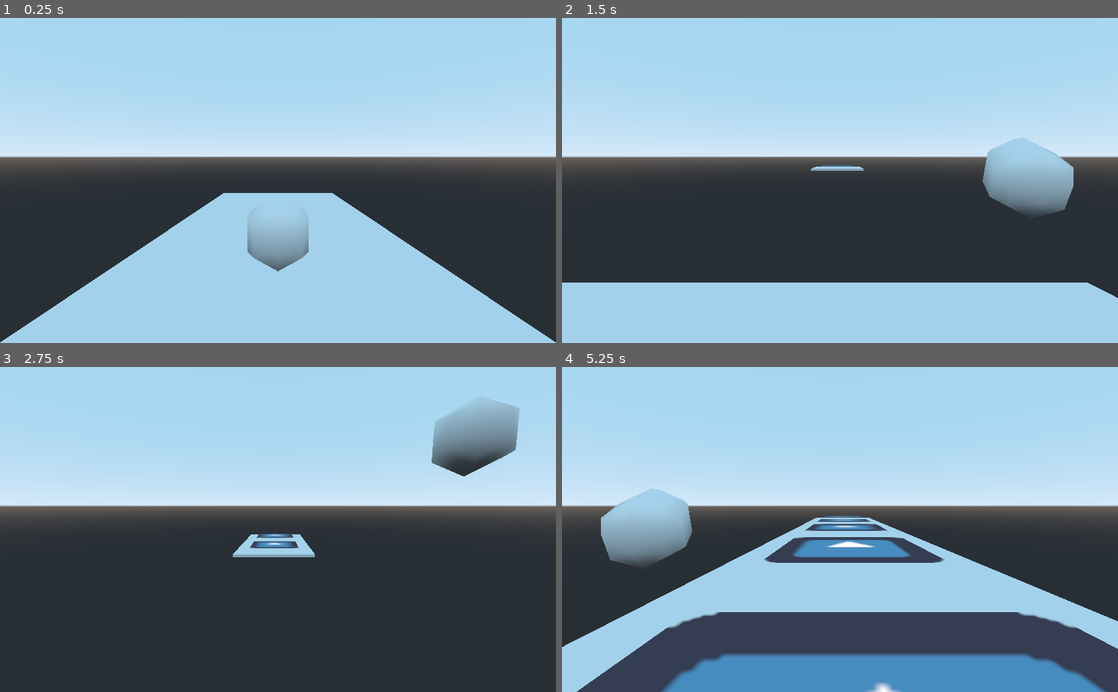
Above: before the commit, frames 1-4 (two rows, left to right).
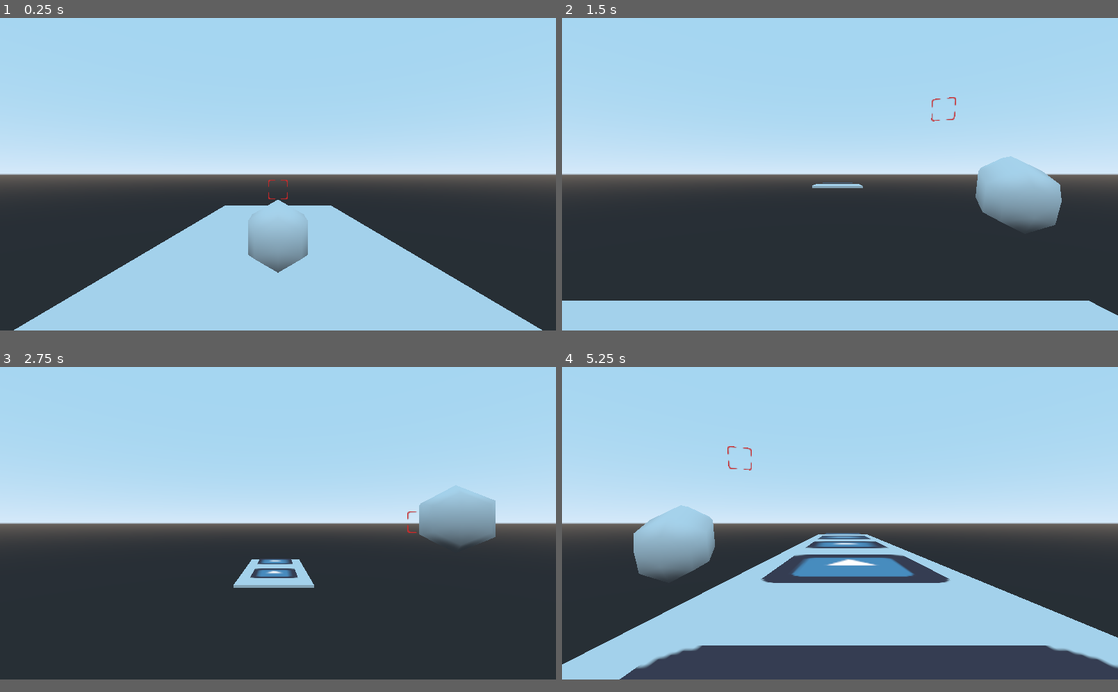
Above: after the commit, the same moments.

Repository: Aprikot-Games/MiniJam64
Game: Godot game, scene res://Level.tscn
Two runs of this game, one before a commit and one after it. Both use one fixed random seed, a clock stepped at 60 frames per second and the inputs below. The project has no main scene, so this scene is started directly. The engine's default icon, where the game draws it, is replaced by a stand-in: a white triangle on a blue panel in a dark square.
Inputs:
- Up to frame 1 (0.25 s): no input
- Up to frame 2 (1.5 s): hold D (move_right) 0.53-1.28 s; hold S (move_down) from 1.28 s (still down)
- Up to frame 3 (2.75 s): release S (move_down) at 2.03 s; hold D (move_right) from 2.03 s (still down)
- Up to frame 4 (5.25 s): release D (move_right) at 2.78 s; hold W (move_up) 2.78-3.53 s; hold A (move_left) 3.53-5.03 s; hold S (move_down) from 5.03 s (still down)
In our replay, the window is 800x468 before the commit and 800x450 after it. These sizes can differ from the game's own. Grey fills any space a smaller window leaves; there, only what the larger window draws over its background counts as a difference.

The runs differ from the first frame. In frame 1, 11% of the frame differs, in the area x 0-100%, y 42-100%; in frame 2, 16%; in frame 3, 14%; in frame 4, 34%, in the area x 0-100%, y 24-100%.
Error after the commit: Invalid get index 'flags_no_depth_test' (on base: 'Sprite3D'). (res://Level.gd:9)

Commit message:
aim

Diff:
--- a/RailShooter/Level.gd
+++ b/RailShooter/Level.gd
@@ -5,10 +5,12 @@
 
 # Called when the node enters the scene tree for the first time.
 func _ready():
+	var crosshair = $Player/Ship/Crosshair
+	crosshair.flags_no_depth_test.set(false)
 	pass # Replace with function body.
 
 func _process(delta):
-	var camera_pos = $Ship/Ship.transform.origin
+	var camera_pos = $Player/Ship.transform.origin
 	camera_pos.z -= 10
 	camera_pos.y += 2
 	$Camera.transform.origin.z = camera_pos.z
@@ -28,10 +30,19 @@
 	var cam_diff_x = camera_pos.x - $Camera.transform.origin.x
 	var cam_diff_y = camera_pos.y - $Camera.transform.origin.y
 	if cam_diff_x > 0.5 and $Camera.transform.origin.x < 0.5:
-		$Camera.transform.origin.x += 0.05
+		$Camera.transform.origin.x += 0.075
 	elif cam_diff_x < -0.5 and $Camera.transform.origin.x > -0.5:
-		$Camera.transform.origin.x -= 0.05
+		$Camera.transform.origin.x -= 0.075
 	if cam_diff_y > 0.5 and $Camera.transform.origin.y > -0.5:
-		$Camera.transform.origin.y += 0.05
+		$Camera.transform.origin.y += 0.075
 	elif cam_diff_y < -0.5 and $Camera.transform.origin.y > -0.5:
-		$Camera.transform.origin.y -= 0.05
+		$Camera.transform.origin.y -= 0.075
+	# Get the Z vector from the ship
+	var ship_vector = $Player/Ship.transform.basis.z
+	var cam_dif = $Camera.transform.origin.x - $Player/Ship.transform.origin.x
+	#var crosshair_x = (ship_vector.x * 4) + $Player/Ship.transform.origin.x/6
+	#var crosshair_y = (ship_vector.y * 4) + $Player/Ship.transform.origin.y/24
+	var crosshair_x = cam_dif/2
+	$Camera/Crosshair.transform.origin.x = crosshair_x
+	#$Camera/Crosshair.transform.origin.y = crosshair_y
+	print(ship_vector)
--- a/RailShooter/Level.tscn
+++ b/RailShooter/Level.tscn
@@ -1,8 +1,9 @@
-[gd_scene load_steps=5 format=2]
+[gd_scene load_steps=6 format=2]
 
 [ext_resource path="res://Ship.tscn" type="PackedScene" id=1]
 [ext_resource path="res://Level.gd" type="Script" id=2]
 [ext_resource path="res://TerrainBlock.tscn" type="PackedScene" id=3]
+[ext_resource path="res://res/red-outline.png" type="Texture" id=4]
 
 [sub_resource type="CubeMesh" id=1]
 
@@ -11,12 +12,17 @@
 TerrainBlock = ExtResource( 3 )
 
 [node name="Camera" type="Camera" parent="."]
-transform = Transform( -1, 4.23516e-22, -3.25841e-07, -3.31716e-08, 0.994805, 0.101803, 3.24148e-07, 0.101803, -0.994805, 0, 4.27745, -10.3038 )
+transform = Transform( -1, 0, 3.25841e-07, 0, 1, 0, -3.25841e-07, 0, -1, 0, 4.277, -10 )
+
+[node name="Crosshair" type="Sprite3D" parent="Camera"]
+transform = Transform( 0.075, 5.32907e-16, 0, -5.32907e-16, 0.075, 0, 0, 0, 0.075, 4.355, 2.45, -3.5 )
+visible = false
+texture = ExtResource( 4 )
 
 [node name="TerrainBlock" type="MeshInstance" parent="."]
 transform = Transform( 5, 0, 0, 0, 0.2, 0, 0, 0, 15, 0, 0, 0 )
 mesh = SubResource( 1 )
 material/0 = null
 
-[node name="Ship" parent="." instance=ExtResource( 1 )]
-transform = Transform( 1, 0, 0, 0, 1, 0, 0, 0, 1, 0, 1.30285, -3.09378 )
+[node name="Player" parent="." instance=ExtResource( 1 )]
+transform = Transform( 1, 0, 0, 0, 1, 0, 0, 0, 1, 0, 1.303, -3 )
--- a/RailShooter/Player.gd
+++ b/RailShooter/Player.gd
@@ -21,6 +21,8 @@
 	elif Input.is_action_pressed("move_left"):
 		if rot_y < PI/6:
 			rot_y += AIM_SPEED
+	elif rot_y > -RET_AIM_SPEED and rot_y < RET_AIM_SPEED:
+		rot_y = 0
 	elif rot_y > 0:
 		rot_y -= RET_AIM_SPEED
 	elif rot_y < 0:
@@ -33,6 +35,8 @@
 	elif Input.is_action_pressed("move_up"):
 		if rot_x < PI/6:
 			rot_x += AIM_SPEED
+	elif rot_x > -RET_AIM_SPEED and rot_x < RET_AIM_SPEED:
+		rot_x = 0
 	elif rot_x > 0:
 		rot_x -= RET_AIM_SPEED
 	elif rot_x < 0:
@@ -55,7 +59,7 @@
 		velocity.y = 0
 	elif $Ship.transform.origin.y > RAIL_Y and velocity.y > 0:
 		velocity.y = 0
-	print($Ship.transform.origin)
+	#print($Ship.transform.origin)
 	#velocity.y = -speed * sin(rot_x)
 	$Ship.move_and_slide(velocity)
 # Called every frame. 'delta' is the elapsed time since the previous frame.
--- a/RailShooter/Ship.tscn
+++ b/RailShooter/Ship.tscn
@@ -1,7 +1,7 @@
 [gd_scene load_steps=5 format=2]
 
 [ext_resource path="res://Player.gd" type="Script" id=1]
-[ext_resource path="res://icon.png" type="Texture" id=2]
+[ext_resource path="res://res/red-outline.png" type="Texture" id=2]
 
 [sub_resource type="CapsuleMesh" id=1]
 radial_segments = 6
@@ -12,10 +12,6 @@
 [node name="Player" type="Spatial"]
 script = ExtResource( 1 )
 
-[node name="Crosshair" type="Sprite3D" parent="."]
-transform = Transform( 1, 0, 0, 0, 1, 0, 0, 0, 1, 0, 0, -5.87665 )
-texture = ExtResource( 2 )
-
 [node name="Ship" type="KinematicBody" parent="."]
 
 [node name="MeshInstance" type="MeshInstance" parent="Ship"]
@@ -25,3 +21,7 @@
 [node name="CollisionShape" type="CollisionShape" parent="Ship"]
 visible = false
 shape = SubResource( 2 )
+
+[node name="Crosshair" type="Sprite3D" parent="Ship"]
+transform = Transform( 0.3, 0, 0, 0, 0.3, 0, 0, 0, 0.3, 0, 0, 20 )
+texture = ExtResource( 2 )
--- a/RailShooter/project.godot
+++ b/RailShooter/project.godot
@@ -17,6 +17,10 @@
 
 config/name="Rail Shooter"
 config/icon="res://icon.png"
+
+[display]
+
+window/size/height=576
 
 [input]
 
Binary file added: RailShooter/res/red-outline.png
Not shown, added: RailShooter/res/red-outline.png.import
Not shown, added: ship.blend
